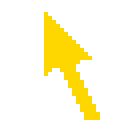
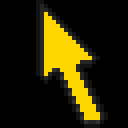
Layer changes from the first 128 × 128 image to the second:
painted on "Umrandung_Innen" over [40, 4, 104, 124]
painted on "Umrandung_Außen" over [36, 0, 108, 128]
showed "Background" over [0, 0, 128, 128]
added layer "Background2" over [0, 0, 128, 128]
